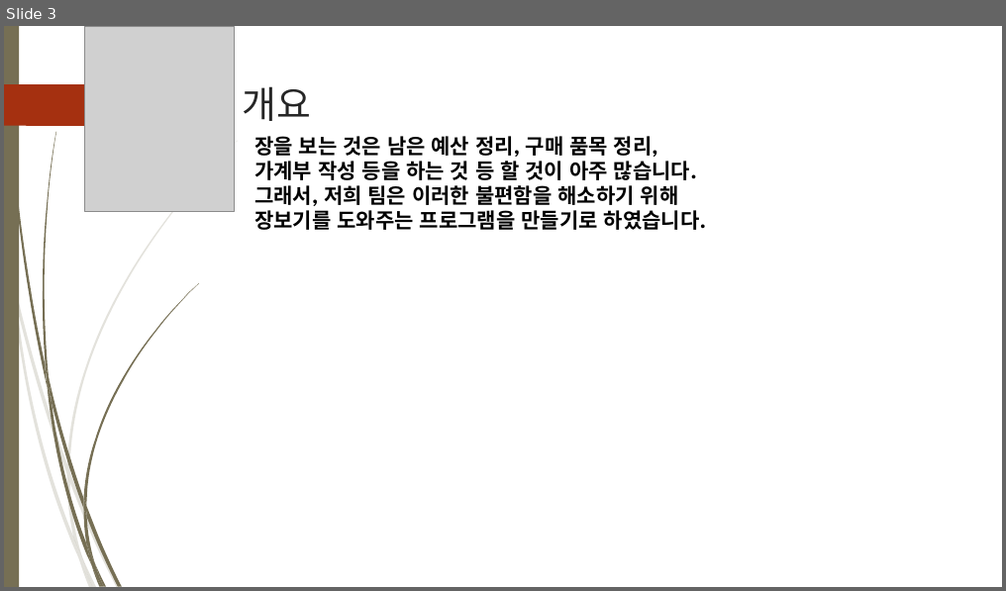
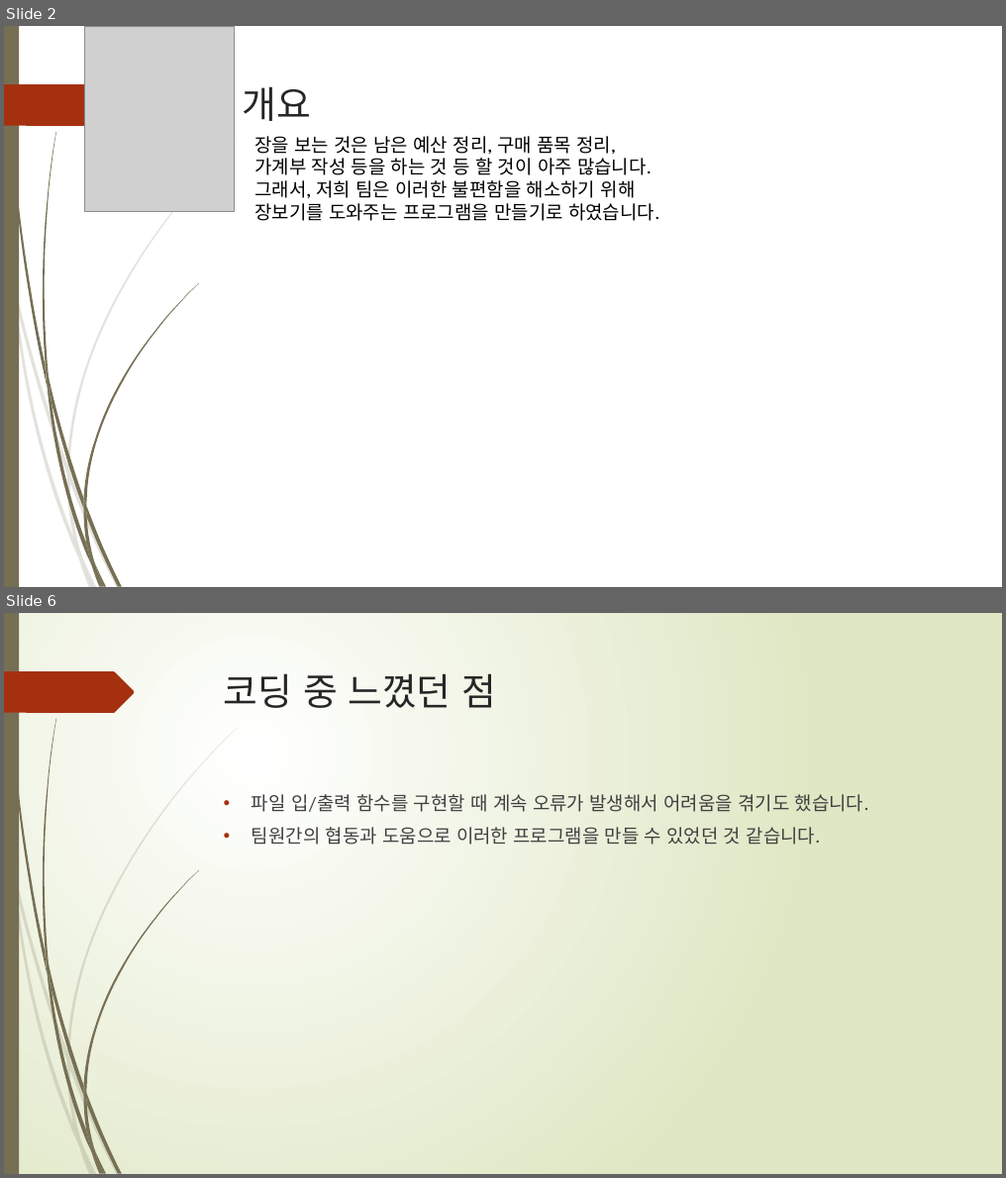
Before and after one commit to koi312500/Kaist-cyber-camp-2018, a slide deck: 장보기 프로그램.pptx. Shown one above the other, each under a label of ours: slide 3 before the commit, slides 2 and 6 after it; the slides between them are not shown. The pictures are 1006x591 and 1006x1178 pixels, drawn with LibreOffice and Linux fonts; fonts in the diff are those of the drawing; grey boxes stand for pictures; background and template pictures are left out. Boxes give left, top, right and bottom in pixels: in the first picture for what was removed or moved away, otherwise in the second. Text is boxed around its words. In the diff, an @@ line names an element or a change of style, - is before the commit and + after.

```diff
--- a/장보기 프로그램.pptx
+++ b/장보기 프로그램.pptx
@@ slide 6 added at (4, 613, 1002, 1174), background gradient #FFFFFF to #DFE8C4; not listed: 24 template elements that a slide beside it also shows @@
@@ title added at (224, 673, 496, 708), 36 pt, text #262626 @@
+코딩 중 느꼈던 점
@@ text added at (252, 794, 869, 845), 18 pt, text #404040 @@
+• 파일 입/출력 함수를 구현할 때 계속 오류가 발생해서 어려움을 겪기도 했습니다.
+• 팀원간의 협동과 도움으로 이러한 프로그램을 만들 수 있었던 것 같습니다.
@@ what was slide 3 is now slide 2 @@
@@ slide 2 changed as well @@
@@ text "장을 보는 것은 남은 예산 ..." at (254, 136, 660, 221): size 20 to 18 pt, bold off @@
```
Also in this commit, not shown: 2 other slides changed, 2 other slides added, 1 slide removed.
